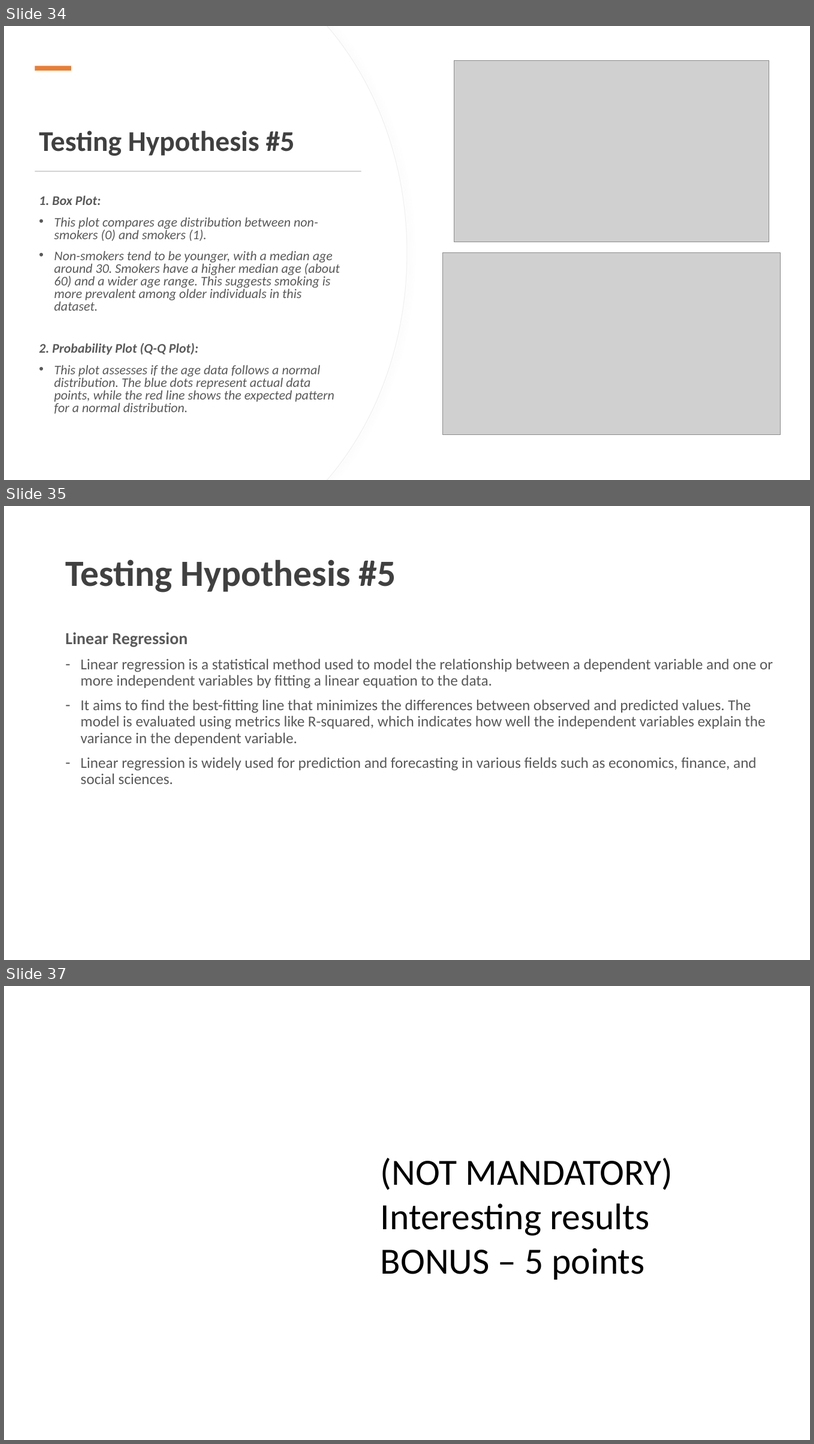
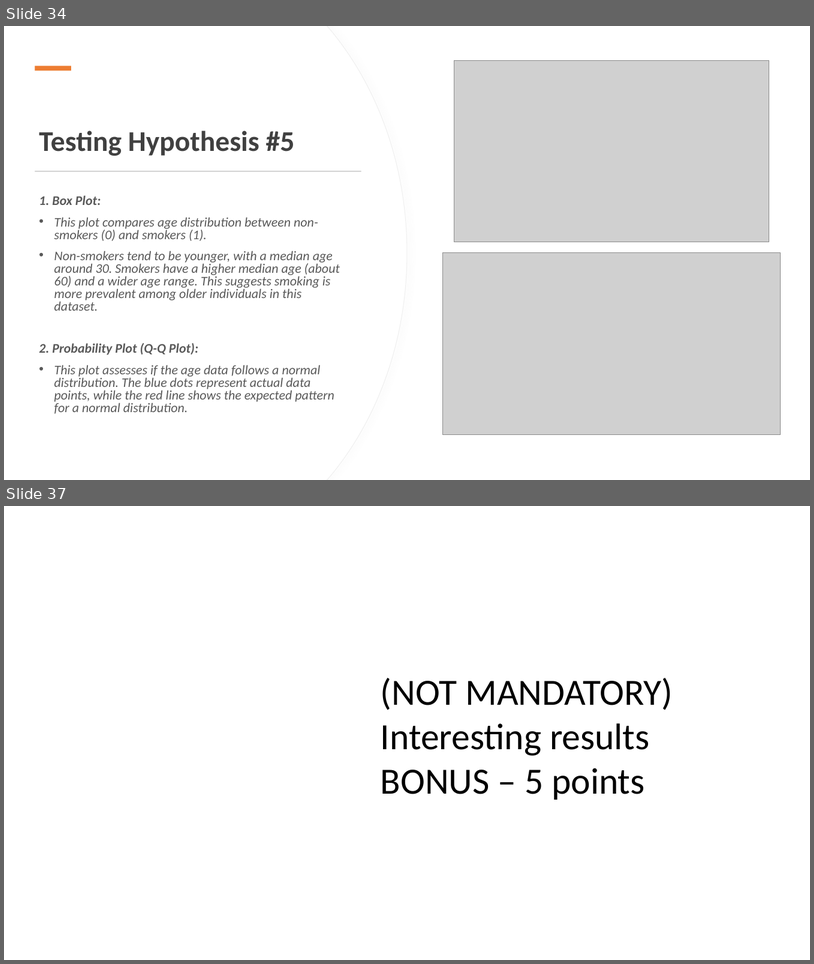
Before and after one commit to charlesyifanli/python_and_data, a slide deck: mini_project/SCSE 24 Mini-project presentation (Group No. ##).pptx. Shown one above the other, each under a label of ours: slides 34, 35 and 37 before the commit, slides 34 and 37 after it; the slides between them are not shown. The pictures are 814x1444 and 814x964 pixels, drawn with LibreOffice and Linux fonts; fonts in the diff are those of the drawing; grey boxes stand for pictures; background and template pictures are left out. Boxes give left, top, right and bottom in pixels: in the first picture for what was removed or moved away, otherwise in the second. Text is boxed around its words. In the diff, an @@ line names an element or a change of style, - is before the commit and + after.

```diff
--- a/mini_project/SCSE 24 Mini-project presentation (Group No. ##).pptx
+++ b/mini_project/SCSE 24 Mini-project presentation (Group No. ##).pptx
@@ slide 35 removed at [4,506,810,960], background #FFFFFF @@
@@ title removed at [65,559,396,592] @@
-Testing Hypothesis #5
@@ text removed at [65,632,773,784] @@
-Linear Regression
-– Linear regression is a statistical method used to model the relationship between a dependent variable and one or more independent variables by fitting a linear equation to the data.
-– It aims to find the best-fitting line that minimizes the differences between observed and predicted values. The model is evaluated using metrics like R-squared, which indicates how well the independent variables explain the variance in the dependent variable.
-– Linear regression is widely used for prediction and forecasting in various fields such as economics, finance, and social sciences.
```
Also in this commit, not shown: 1 slide changed, 4 slides added, 2 other slides removed, 1 other file.
